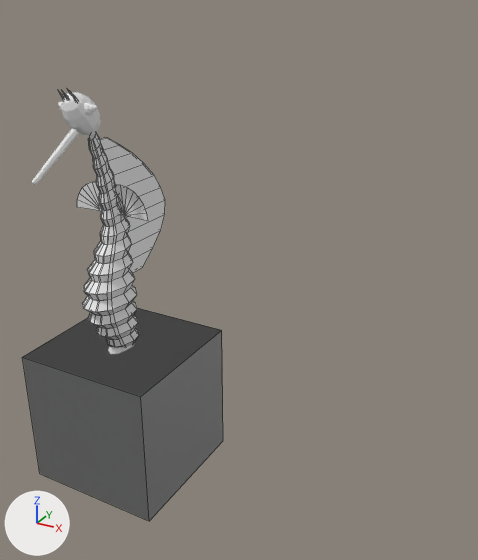
Two versions of the FBX model exports/roblox_fbx_2026-05-15/SeaHorse_LOD0_roblox.fbx, one commit apart.
Camera for both pictures: a camera (50 mm lens) standing at (5.41, -6.5, 5.62) and looking at (1.83, 0.01, 2.36). Arrows for +X, +Y and +Z are at lower left; the lights stay in place. The picture after the commit comes second. Mesh edges are drawn as thin lines on the coarser meshes. Where no turn or scale is listed for an object, it has been applied to the vertices.

The scene before the commit, as lines of its bpy script (objects in view):
```python
me_1_stud_cube = bpy.data.meshes.new('1_Stud_Cube')
me_1_stud_cube.from_pydata(...)  # a box spanning x -1.0..1.0, y -1.0..1.0, z -1.0..1.0
me_5_3_stud_height_ruler = bpy.data.meshes.new('5.3_Stud_Height_Ruler')
me_5_3_stud_height_ruler.from_pydata(...)  # a box spanning x -1.0..1.0, y -1.0..1.0, z -1.0..1.0
me_seahorse_body_005 = bpy.data.meshes.new('SeaHorse_Body.005')
me_seahorse_body_005.from_pydata(...)  # 270 vertices, 262 faces; spans x -0.3..0.3, y -0.44..0.44, z 0.0..3.04
me_seahorse_body_005.materials.append(mat_seahorse_bodymat)  # white #e7e7e7
ob_1_stud_cube = bpy.data.objects.new('1_Stud_Cube', me_1_stud_cube)
ob_1_stud_cube.location = (0.0, 0.0, 0.0)
ob_5_3_stud_height_ruler = bpy.data.objects.new('5.3_Stud_Height_Ruler', me_5_3_stud_height_ruler)
ob_5_3_stud_height_ruler.location = (0.0, 0.0, 0.0)
ob_seahorse_body = bpy.data.objects.new('SeaHorse_Body', me_seahorse_body_005)
ob_seahorse_body.location = (0.0, -0.22, 1.0)
# also in view: 'SeaHorse_PectoralFin_R' at (0.18, -0.07, 3.15); 'SeaHorse_PectoralFin_L' at (-0.18, -0.06, 3.15); 'SeaHorse_Head' at (0.0, -0.48, 4.28); 'SeaHorse_Belly' at (0.0, -0.41, 2.48); 'SeaHorse_DorsalFin' at (0.0, 0.44, 2.97)
```
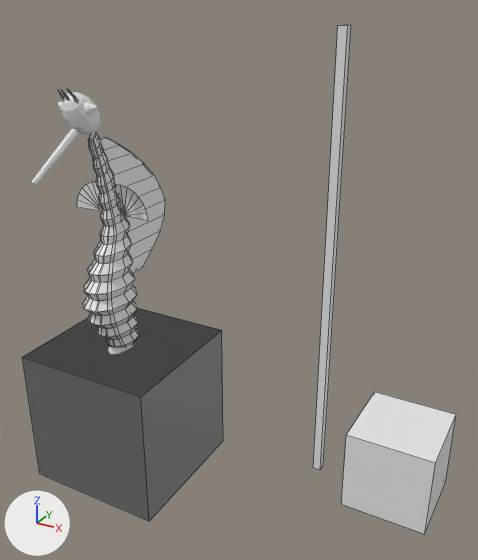
Pixel boxes [x1, y1, x2, y2] of what changed, in the pictures (478 x 560 px):
'5.3_Stud_Height_Ruler', moved, rescaled (81% narrower, 108% taller): before [22, 308, 223, 521]; after [313, 25, 351, 470]
'1_Stud_Cube', moved, rescaled (not visible before): after [341, 392, 456, 534]
'Ref_RightUpperArm', unchanged, uncovered by the edit: after [22, 308, 223, 521]

Patch to the scene script:
```diff
--- a/exports/roblox_fbx_2026-05-15/SeaHorse_LOD0_roblox.fbx.py
+++ b/exports/roblox_fbx_2026-05-15/SeaHorse_LOD0_roblox.fbx.py
@@ me_1_stud_cube @@
 # used by ob_1_stud_cube; location = (0.0, 0.0, 0.0)
-me_1_stud_cube.from_pydata(...)  # 8 vertices, 6 faces; spans x -1.0..1.0, y -1.0..1.0, z -1.0..1.0
+me_1_stud_cube.from_pydata(...)  # 8 vertices, 6 faces; spans x -0.5..0.5, y -0.5..0.5, z 0.0..1.0
+# me_1_stud_cube part 1: the whole mesh is scaled about its middle by 0.5, then moved by (0.0, 0.0, 0.5)
@@ me_5_3_stud_height_ruler @@
 # used by ob_5_3_stud_height_ruler; location = (0.0, 0.0, 0.0)
-me_5_3_stud_height_ruler.from_pydata(...)  # 8 vertices, 6 faces; spans x -1.0..1.0, y -1.0..1.0, z -1.0..1.0
+me_5_3_stud_height_ruler.from_pydata(...)  # 8 vertices, 6 faces; spans x -0.05..0.05, y -0.05..0.05, z 0.0..5.3
+# me_5_3_stud_height_ruler part 2: the whole mesh is scaled about its middle by (0.05, 0.05, 2.65), then moved by (0.0, 0.0, 2.65)
@@ ob_1_stud_cube @@
 ob_1_stud_cube = bpy.data.objects.new('1_Stud_Cube', me_1_stud_cube)
-ob_1_stud_cube.location = (0.0, 0.0, 0.0)
+ob_1_stud_cube.location = (4.0, 0.0, 0.0)
@@ ob_5_3_stud_height_ruler @@
 ob_5_3_stud_height_ruler = bpy.data.objects.new('5.3_Stud_Height_Ruler', me_5_3_stud_height_ruler)
-ob_5_3_stud_height_ruler.location = (0.0, 0.0, 0.0)
+ob_5_3_stud_height_ruler.location = (3.0, 0.0, 0.0)
```
